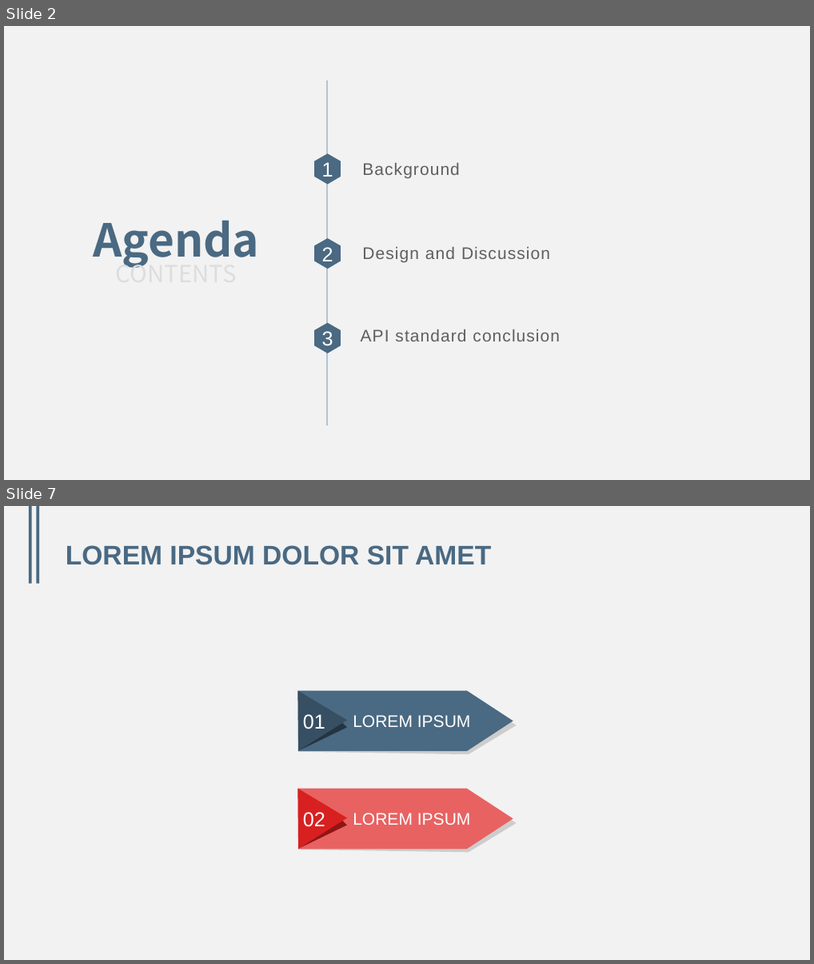
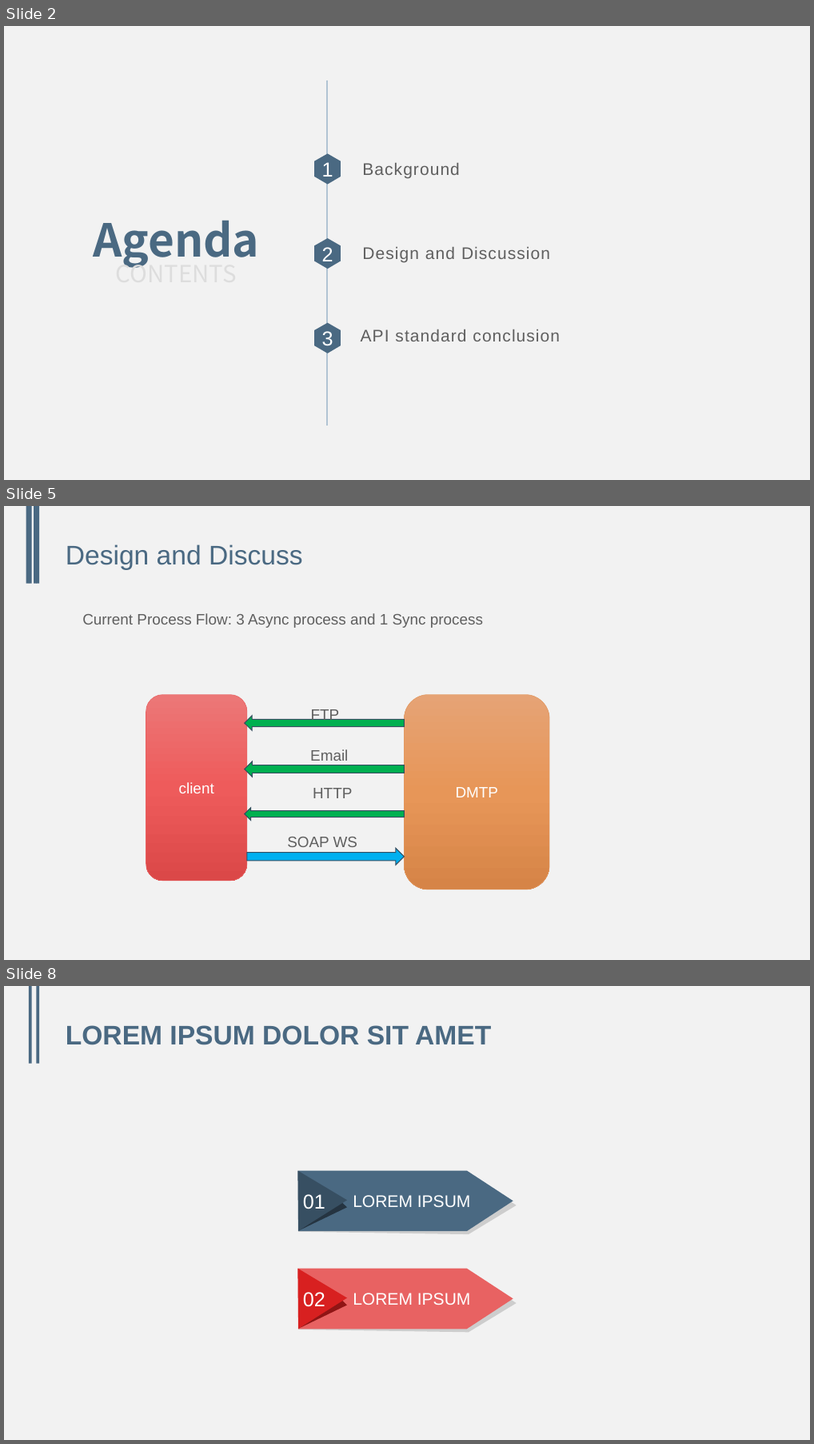
Before and after one commit to animesiki/BootstrapTheme, a slide deck: DMTP_Common_Service.pptx. Shown one above the other, each under a label of ours: slides 2 and 7 before the commit, slides 2, 5 and 8 after it; the slides between them are not shown. The pictures are 814x964 and 814x1444 pixels, drawn with LibreOffice and Linux fonts; fonts in the diff are those of the drawing. Boxes give left, top, right and bottom in pixels: in the first picture for what was removed or moved away, otherwise in the second. Text is boxed around its words. In the diff, an @@ line names an element or a change of style, - is before the commit and + after.

```diff
--- a/DMTP_Common_Service.pptx
+++ b/DMTP_Common_Service.pptx
@@ slide 5 added at bbox=[4, 506, 810, 960], background #F2F2F2; not listed: 2 template elements that a slide beside it also shows @@
@@ rectangle added at bbox=[26, 506, 30, 584], fill #4A6982 @@
@@ rectangle added at bbox=[34, 506, 37, 584], fill #4A6982 @@
@@ title added at bbox=[66, 544, 303, 570], 32 pt, text #4A6982 @@
+Design and Discuss
@@ text added at bbox=[82, 613, 483, 628], 18 pt, text #5F5F5F @@
+Current Process Flow: 3 Async process and 1 Sync process
@@ rounded rectangle added at bbox=[146, 695, 247, 880], fill gradient #EC7777 to #EF5B5B to #DC4949, outline #E86262 0.5 pt, 18 pt, text #FFFFFF @@
+client
@@ rounded rectangle added at bbox=[405, 695, 550, 889], fill gradient #E7A475 to #E8975A to #D68548, outline #E29860 0.5 pt, 18 pt, text #FFFFFF @@
+DMTP
@@ right arrow added at bbox=[245, 716, 405, 731], fill #00B050, outline #374E60 1 pt @@
@@ text added at bbox=[311, 709, 340, 723], 18 pt, text #5F5F5F @@
+FTP
@@ right arrow added at bbox=[245, 761, 405, 777], fill #00B050, outline #374E60 1 pt @@
@@ text added at bbox=[310, 749, 348, 760], 18 pt, text #5F5F5F @@
+Email
@@ text added at bbox=[313, 788, 352, 798], 18 pt, text #5F5F5F @@
+HTTP
@@ right arrow added at bbox=[245, 808, 405, 820], fill #00B050, outline #374E60 1 pt @@
@@ text added at bbox=[287, 836, 358, 847], 18 pt, text #5F5F5F @@
+SOAP WS
@@ right arrow added at bbox=[247, 848, 405, 864], fill #00B0F0, outline #374E60 1 pt @@
@@ what was slide 7 is now slide 8 @@
```
Also in this commit, not shown: 1 slide changed, 3 other slides added, 3 slides removed.
